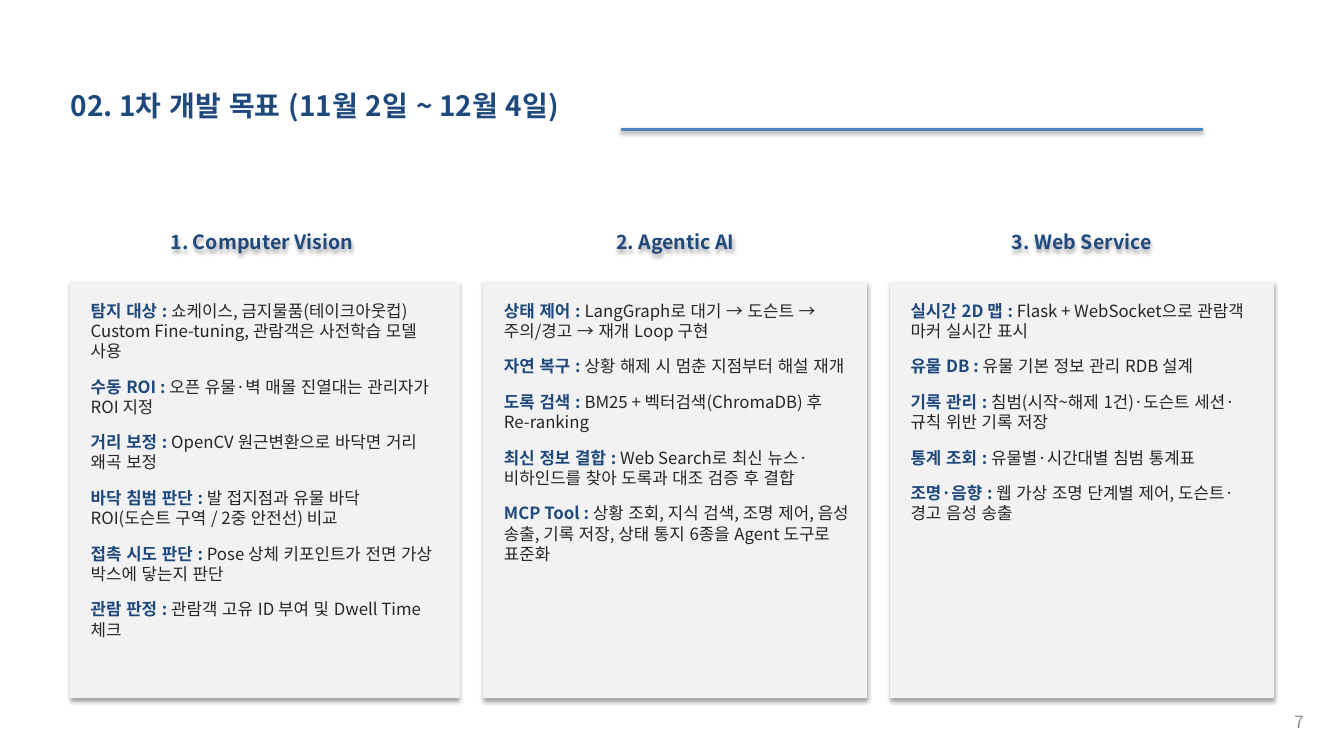
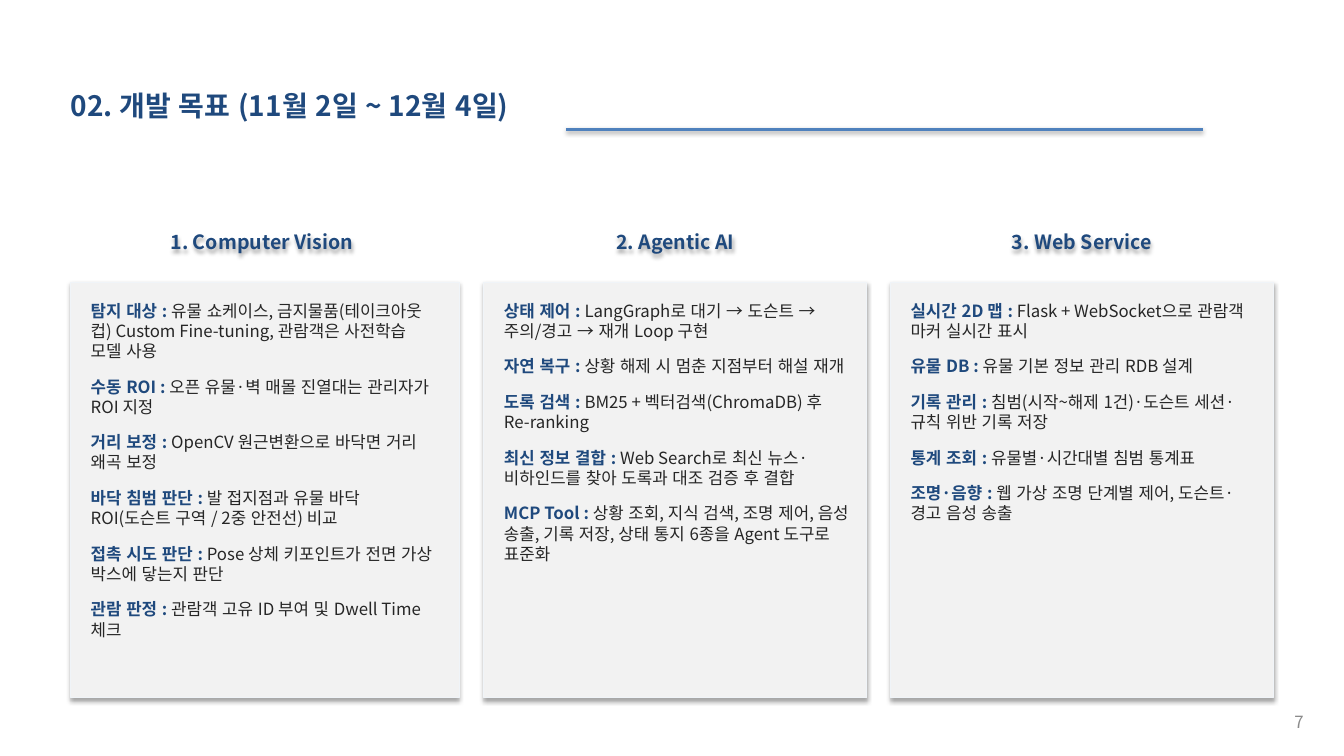
Before and after one commit to selkis4u/smart-museum-aiagent, a slide deck: slide 7 of docs/requirements/3조_스마트박물관_AI_Agent_기획서_v0.7.pptx. Drawn at 1344x756 pixels with LibreOffice and Linux fonts; fonts in the diff are those of the drawing. Boxes give left, top, right and bottom in pixels: in the first picture for what was removed or moved away, otherwise in the second. Text is boxed around its words. In the diff, an @@ line names an element or a change of style, - is before the commit and + after.

```diff
--- a/docs/requirements/3조_스마트박물관_AI_Agent_기획서_v0.7.pptx
+++ b/docs/requirements/3조_스마트박물관_AI_Agent_기획서_v0.7.pptx
@@ text at [71,92,509,122]: text changed @@
-02. 1차 개발 목표 (11월 2일 ~ 12월 4일)
+02. 개발 목표 (11월 2일 ~ 12월 4일)
@@ line moved from (621, 129) - (1203, 129) to (566, 129) - (1203, 129) @@
@@ text at [91,303,422,359]: text changed @@
-탐지 대상 : 쇼케이스, 금지물품(테이크아웃컵) Custom Fine-tuning, 관람객은 사전학습 모델 사용
+탐지 대상 : 유물 쇼케이스, 금지물품(테이크아웃컵) Custom Fine-tuning, 관람객은 사전학습 모델 사용
```
Also in this commit, not shown: 2 other slides changed.
